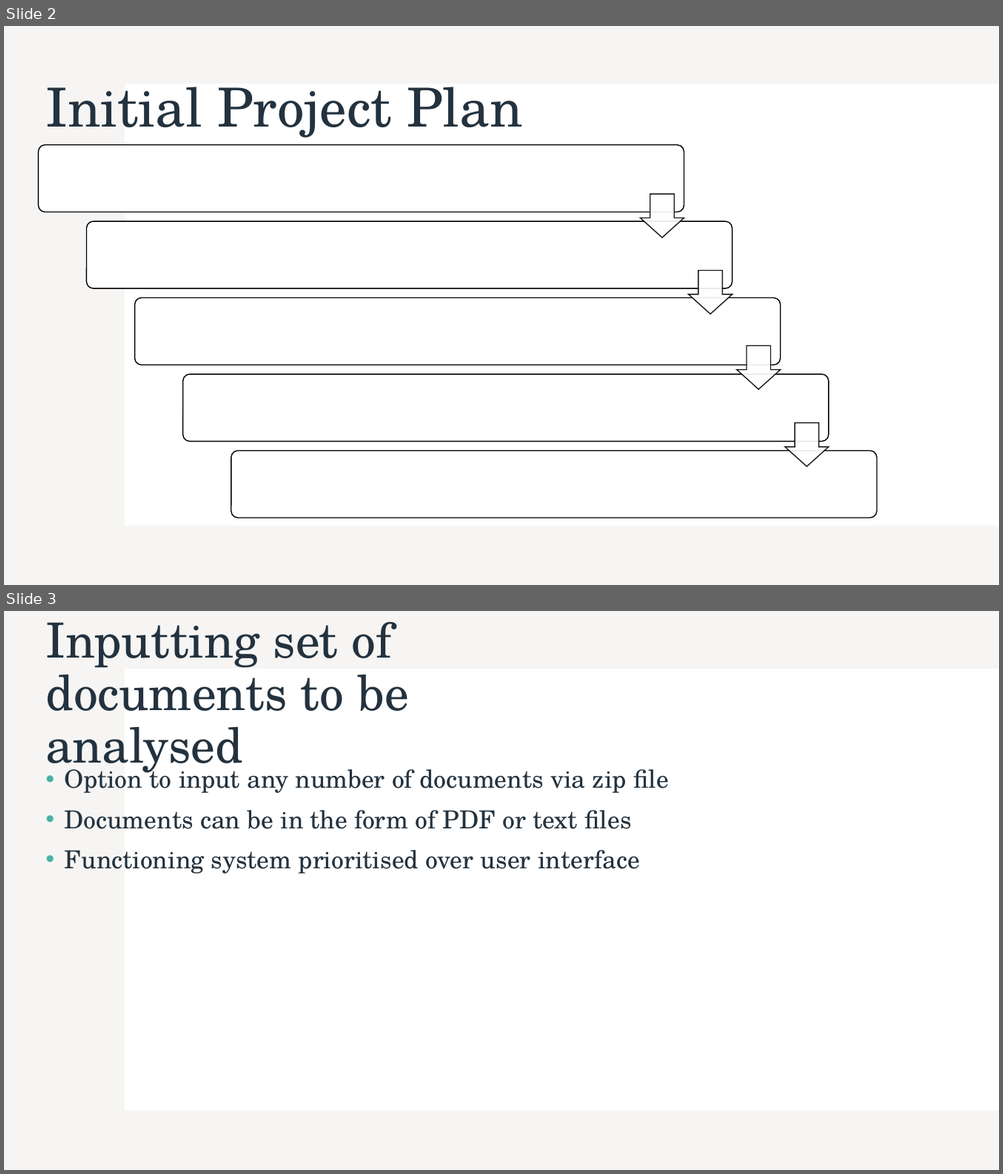
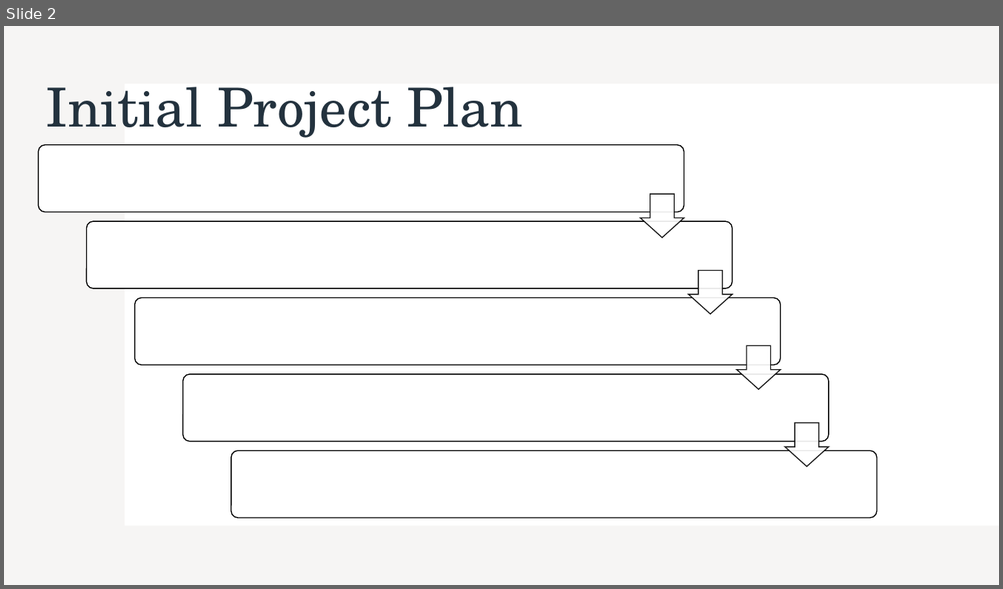
Before and after one commit to lewisponsonby/L4-Project, a slide deck: meetings/meeting-1.pptx. Shown one above the other, each under a label of ours: slides 2 and 3 before the commit, slide 2 after it. The pictures are 1003x1174 and 1003x589 pixels, drawn with LibreOffice and Linux fonts; fonts in the diff are those of the drawing. Boxes give left, top, right and bottom in pixels: in the first picture for what was removed or moved away, otherwise in the second. Text is boxed around its words. In the diff, an @@ line names an element or a change of style, - is before the commit and + after.

```diff
--- a/meetings/meeting-1.pptx
+++ b/meetings/meeting-1.pptx
@@ slide 3 removed at box(4, 611, 999, 1170), background #FFFFFF; not listed: 2 template elements that a slide beside it also shows @@
@@ title removed at box(45, 621, 409, 777) @@
-Inputting set of documents to be analysed
@@ text removed at box(65, 763, 669, 874) @@
-• Option to input any number of documents via zip file
-• Documents can be in the form of PDF or text files
-• Functioning system prioritised over user interface
```
Also in this commit, not shown: 1 slide changed, 6 slides added, 1 other slide removed, 2 other files.
